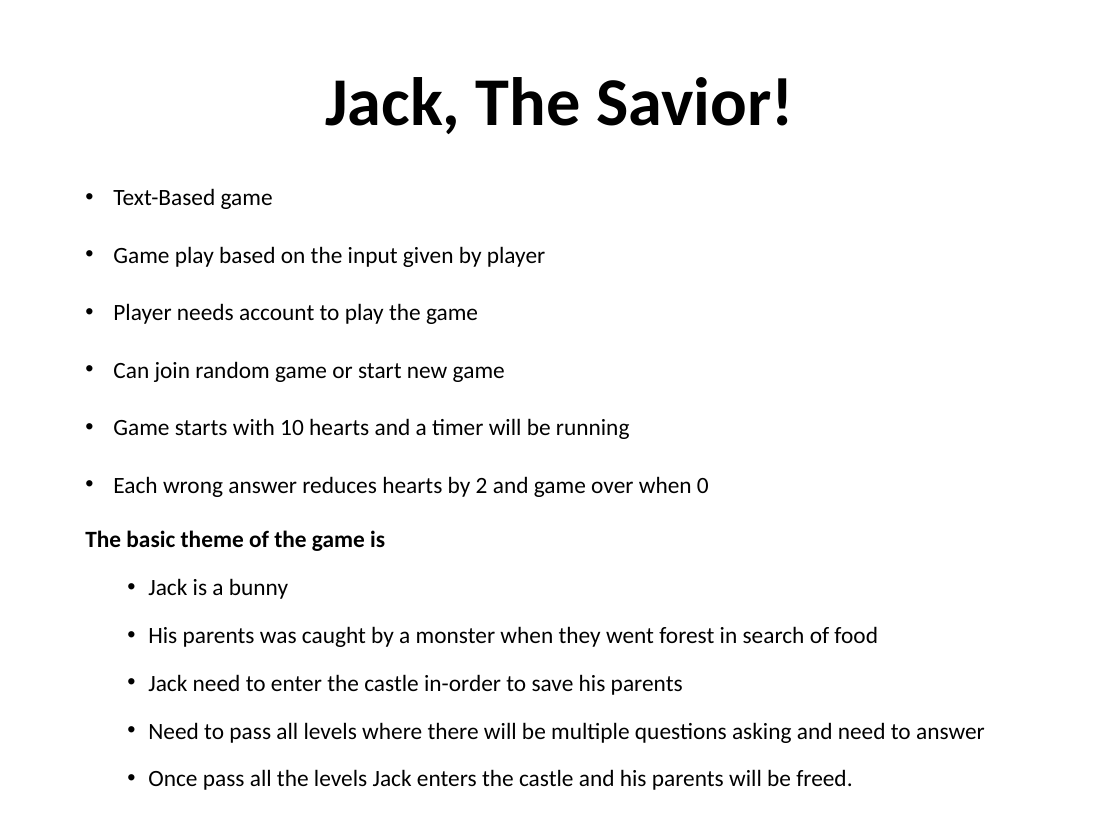
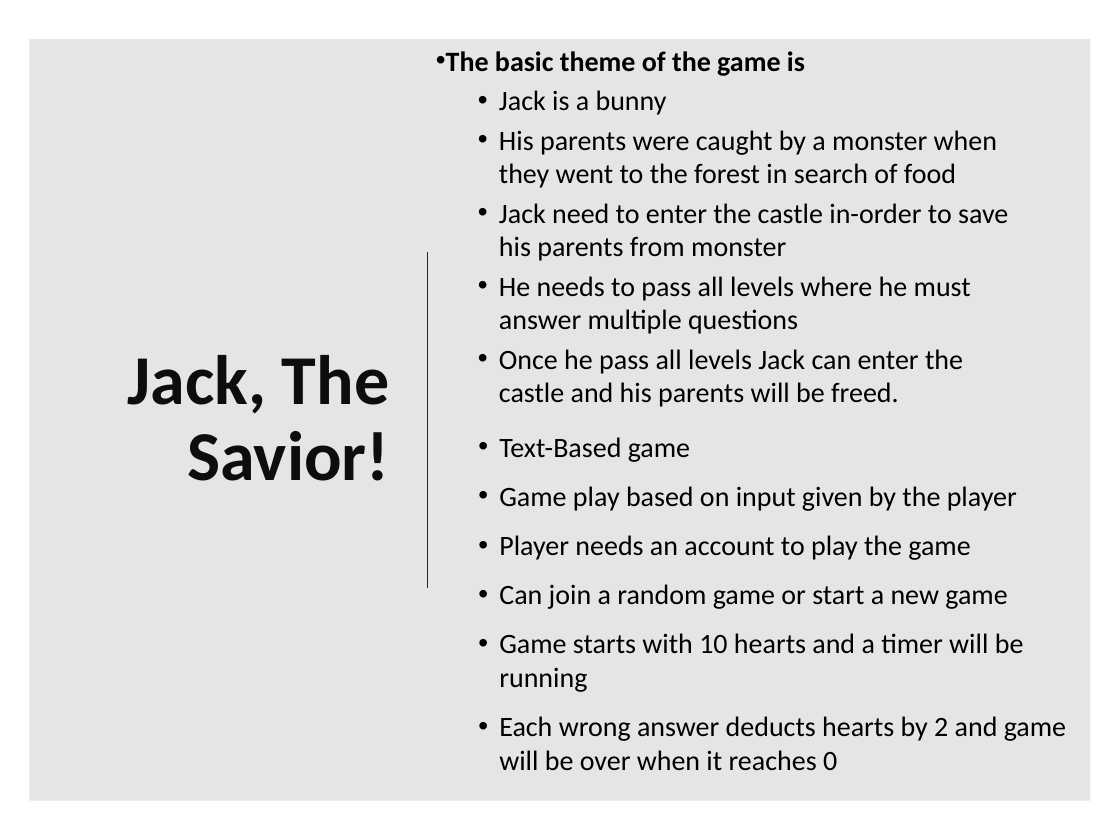
Before and after one commit to achuthanandGit/SDV602-GameProject, a slide deck: slide 6 of Milestone 1/SDV602 ppt for video.pptx (slide 5 before the commit). Drawn at 1120x840 pixels with LibreOffice and Linux fonts; fonts in the diff are those of the drawing; background and template pictures are left out. Boxes give left, top, right and bottom in pixels: in the first picture for what was removed or moved away, otherwise in the second. Text is boxed around its words. In the diff, an @@ line names an element or a change of style, - is before the commit and + after.

```diff
--- a/Milestone 1/SDV602 ppt for video.pptx
+++ b/Milestone 1/SDV602 ppt for video.pptx
@@ rectangle added at box(29, 39, 1091, 802), fill #000000 at 10% opacity @@
@@ text "The basic theme of the ...": place and size @@
-text "The basic theme of the ..." at box(85, 530, 985, 790)
+text "The basic theme of the ..." at box(446, 51, 1008, 374)
@@ text at box(446, 51, 805, 115): size 20 to 24 pt in "The basic theme of the game is", "Jack is a bunny"; bullet none to •; line spacing 1.5 to 1 @@
@@ title "Jack, The Savior!": place and size @@
-title "Jack, The Savior!" at box(325, 77, 793, 134)
+title "Jack, The Savior!" at box(128, 355, 389, 481)
@@ title "Jack, The Savior!" at box(128, 355, 389, 481): size 58.7 to 60 pt, text colour #000000 to #0D0D0D; alignment centre to right @@
@@ text at box(499, 130, 1008, 374): text changed; size 20 to 24 pt @@
-  • His parents was caught by a monster when they went forest in search of food
-  • Jack need to enter the castle in-order to save his parents
-  • Need to pass all levels where there will be multiple questions asking and need to answer
-  • Once pass all the levels Jack enters the castle and his parents will be freed.
+  • His parents were caught by a monster when they went to the forest in search of food
+  • Jack need to enter the castle in-order to save his parents from monster
+  • He needs to pass all levels where he must answer multiple questions
+  • Once he pass all levels Jack can enter the castle and his parents will be freed.
@@ line added from (428, 252) to (428, 588), #262626 1.5 pt @@
@@ text "Text-Based game": place and size @@
-text "Text-Based game" at box(113, 188, 709, 497)
+text "Text-Based game" at box(499, 437, 1066, 770)
@@ text "Text-Based game" at box(499, 437, 1066, 770): vertical alignment top to bottom @@
@@ text at box(499, 437, 1024, 692): size 20 to 24 pt in "Text-Based game", "Game starts with 10 hearts and a ..."; indent changed; line spacing 1.5 to 1 @@
@@ text at box(499, 486, 1017, 609): text changed; size 20 to 24 pt @@
-• Game play based on the input given by player
-• Player needs account to play the game
-• Can join random game or start new game
+• Game play based on input given by the player
+• Player needs an account to play the game
+• Can join a random game or start a new game
@@ text at box(499, 716, 1066, 770): text changed; size 20 to 24 pt @@
-• Each wrong answer reduces hearts by 2 and game over when 0
+• Each wrong answer deducts hearts by 2 and game will be over when it reaches 0
```
Also in this commit, not shown: 5 other slides changed, 1 slide added, 18 other files.
